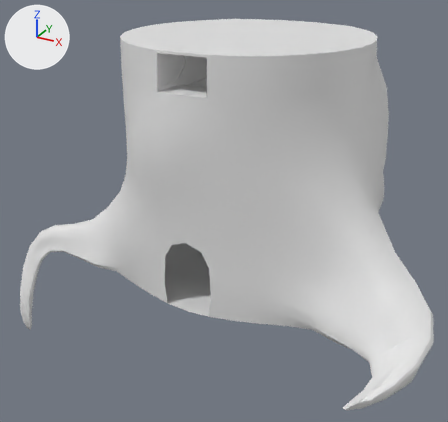
The FBX model Model Files/FBX Files + Version/LargeTree1_1.1.fbx, before and after one commit.
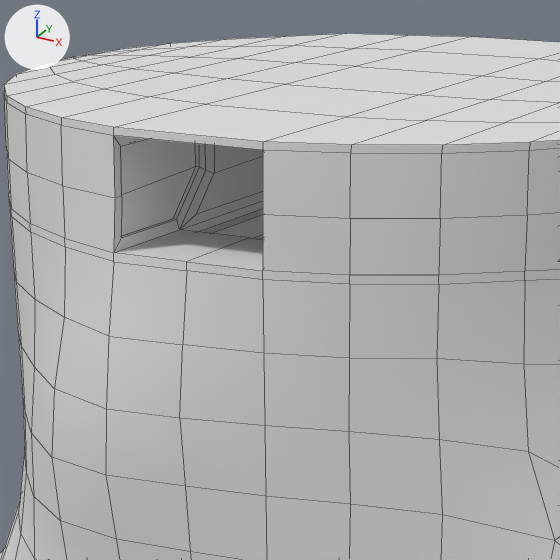
Each version appears first whole from a 50 mm lens placed at (9.3, -18.5, 11.0), pointed at (-1.1, 0.5, 1.5), and next in a close-up on the part from 27% to 68% of the width and 2% to 46% of the height. The lights are fixed; the arrows at upper left show +X, +Y and +Z. The close-ups show mesh edges as thin lines. Where no turn or scale is listed for an object, it has been applied to the vertices. Vertices at the same position are counted once.

Names of what the first close-up shows: 'LargeTree'.
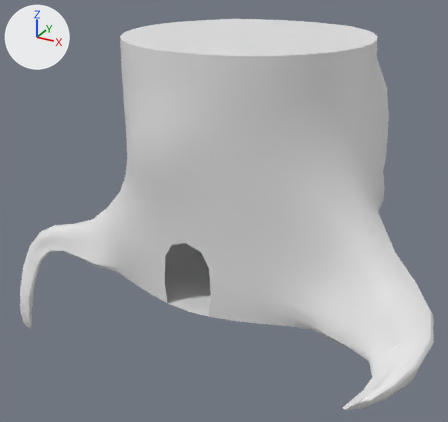
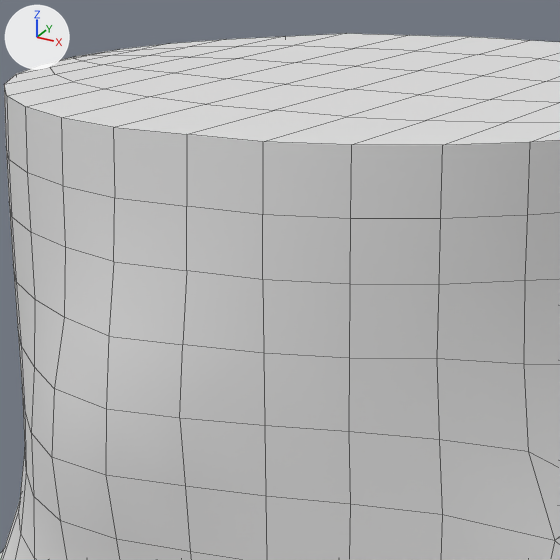
The newer file is also turned or shifted as a whole; pictures and numbers use the older file's frame.

Boxes [x1, y1, x2, y2] around the edits, measured in the close-ups (560 x 560 px):
part 1 of me_cylinder_111, cut back: before [4, 86, 560, 285]; after [113, 37, 560, 280]

What the commit changed:
me_cylinder_111 is used by ob_largetree; location (0.0, 0.0, 0.0).
me_cylinder_111 had 1341 vertices, 1364 faces and spanned x -8.3..7.5, y -6.0..8.5, z -3.6..8.2.
me_cylinder_111 now has 885 vertices, 904 faces and spans x -8.3..7.5, y -6.0..8.5, z -3.6..8.2.
me_cylinder_111 part 1: 1 vertex moved within x 0.0, y 4.0, z 7.0; 464 vertices removed from x -4.1..4.1, y -4.2..4.0, z 5.5..8.1; 8 vertices added at x 0.0, y -4.0..4.0, z 7.5..8.2.
